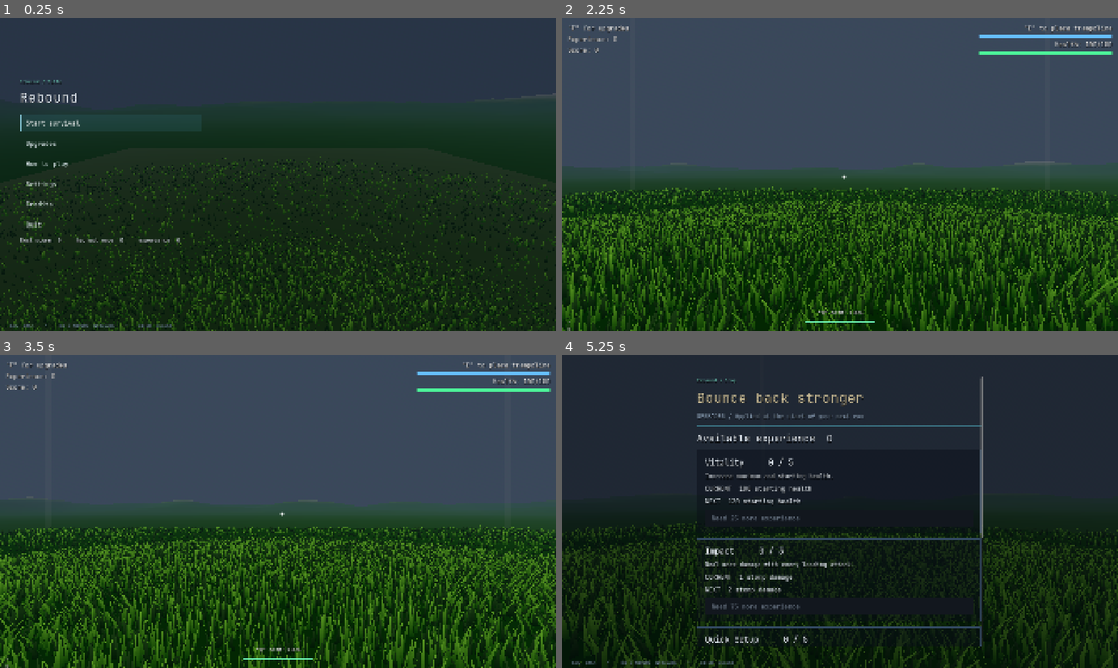
Above: before the commit, frames 1-4 (two rows, left to right).
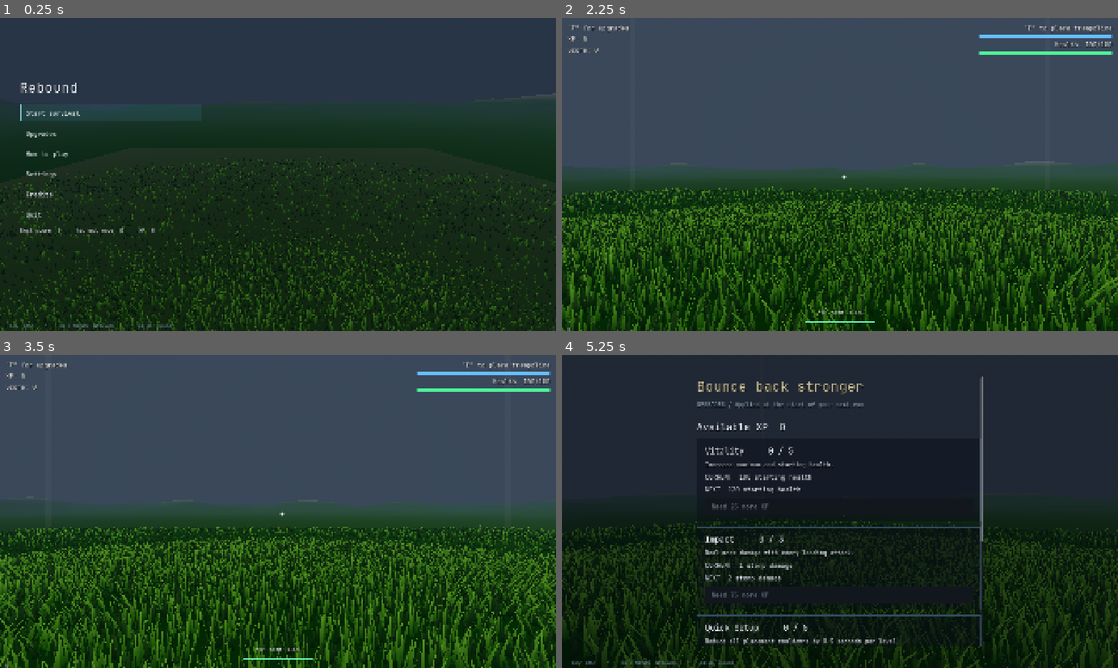
Above: after the commit, the same moments.

Repository: Error403Allowed/Rebound
Game: Godot game, scene res://UI/boot.tscn
Same seed, same stepped clock (60 frames per second), same inputs: the game is played once before the commit and once after it.
Inputs (mouse positions are in pixels of both pictures, inside the frame that each line leads up to):
- Up to frame 1 (0.25 s): no input
- Up to frame 2 (2.25 s): click "Credits" at 0.5 s; click "Back to title" at 1.25 s; click "Start survival" at 2 s
- Up to frame 3 (3.5 s): tap Enter at 2.75 s; move the mouse to (305, 511) at 2.77 s; hold W from 2.78 s (still down); tap R at 2.85 s; click (305, 511) at 2.92 s; tap Space at 3.02 s; tap F at 3.05 s
- Up to frame 4 (5.25 s): move the mouse to (812, 511) at 3.52 s; tap F at 3.6, 4.55 s; click (812, 511) at 3.67 s; tap Space at 3.77 s; tap R at 3.8, 4.35 s; move the mouse to (895, 442) at 4.27 s; release W at 4.28 s; hold D 4.28-5 s; click (895, 442) at 4.42 s; drag from (812, 574) to (673, 464) at 5.02 s

The runs differ from the first frame. In frame 1, 1.5% of the frame differs, in the area x 3-33%, y 19-72%; in frame 2, less than 0.1%; in frame 3, less than 0.1%; in frame 4, 6.6%, in the area x 24-76%, y 7-93%.

Commit message:
Use XP labels and improve settings slider spacing

Diff:
--- a/Scenes/wave_manager.gd
+++ b/Scenes/wave_manager.gd
@@ -162,7 +162,7 @@
 	resume_button.hide()
 	Input.mouse_mode = Input.MOUSE_MODE_VISIBLE
 	results_title.text = "GAME OVER"
-	results_stats.text = "Score: %d\nWave reached: %d\nEnemies defeated: %d\nRun experience: %d\n\nEarned experience are banked when the run ends." % [score, wave, kills, currency]
+	results_stats.text = "Score: %d\nWave reached: %d\nEnemies defeated: %d\nRun XP: %d\n\nEarned XP is banked when the run ends." % [score, wave, kills, currency]
 	results.show()
 	restart_button.grab_focus()
 	results.hide()
@@ -239,9 +239,9 @@
 
 func _update_hud() -> void:
 	if in_break:
-		info.text = "Wave %d starts in %d   |   Kills: %d   |   Score: %d   |   Experience: %d" % [wave + 1, ceili(break_timer), kills, score, currency]
+		info.text = "Wave %d starts in %d   |   Kills: %d   |   Score: %d   |   XP: %d" % [wave + 1, ceili(break_timer), kills, score, currency]
 	else:
-		info.text = "Wave %d   |   Enemies left: %d   |   Kills: %d   |   Score: %d   |   Experience: %d" % [wave, to_spawn + alive, kills, score, currency]
+		info.text = "Wave %d   |   Enemies left: %d   |   Kills: %d   |   Score: %d   |   XP: %d" % [wave, to_spawn + alive, kills, score, currency]
 
 
 func _show_banner(text: String) -> void:
@@ -277,7 +277,7 @@
 	get_tree().paused = true
 	Input.mouse_mode = Input.MOUSE_MODE_VISIBLE
 	results_title.text = "PAUSED"
-	results_stats.text = "Score: %d | Wave: %d | Kills: %d | Run experience: %d" % [score, wave, kills, currency]
+	results_stats.text = "Score: %d | Wave: %d | Kills: %d | Run XP: %d" % [score, wave, kills, currency]
 	resume_button.show()
 	results.show()
 	resume_button.grab_focus()
--- a/Tests/stage4_regression.gd
+++ b/Tests/stage4_regression.gd
@@ -63,8 +63,8 @@
 	progression.storage_path = FIXTURE
 	progression.load_progress()
 	check(progression.upgraded_rebound_increment() == 0.0, "legacy save defaults Rebound to locked")
-	check(progression.price("rebound") == 55, "Rebound costs 55 experience")
-	check(progression.purchase("rebound") != OK and progression.levels.rebound == 0, "Rebound requires enough experience")
+	check(progression.price("rebound") == 55, "Rebound costs 55 XP")
+	check(progression.purchase("rebound") != OK and progression.levels.rebound == 0, "Rebound requires enough XP")
 	id = progression.begin_run()
 	check(progression.finish_run(id, 55, 0, 0) == OK, "fund Rebound using isolated fixture")
 	check(progression.purchase("rebound") == OK and progression.currency == 0 and progression.upgraded_rebound_increment() == 1.5, "Rebound unlock purchased and saved")
--- a/UI/ui_manager.gd
+++ b/UI/ui_manager.gd
@@ -6,13 +6,13 @@
 const ARENA := "res://Scenes/main.tscn"
 const MENU_WORLD := "res://Scenes/menu_world.tscn"
 const LESSONS := [
-	["Survival", "Survive endless waves in the grass arena. Launch from trampolines and land near enemies to damage them. There is no final victory wave: improve your run score. Bank experience at the end of a run and invest in upgrades."],
-	["MOVE WITH INTENT", "W A S D — move\nMouse — look and aim\ …(206 unchanged characters)… spends the meter.\nF — upgrades (banked experience; applies next run)\nEscape — settings\nR — restart with confirmation"],
+	["Survival", "Survive endless waves in the grass arena. Launch from trampolines and land near enemies to damage them. There is no final victory wave: improve your run score. Bank XP at the end of a run and invest in upgrades."],
+	["MOVE WITH INTENT", "W A S D — move\nMouse — look and aim\ …(206 unchanged characters)… spends the meter.\nF — upgrades (banked XP; applies next run)\nEscape — settings\nR — restart with confirmation"],
 	["CHOOSE YOUR TRAMPOLINE", "1 GREEN: launch 16 / 4 charges / base 5-second cooldown\n2 BLUE: launch 20 / 3 charges / b …(207 unchanged characters)…
-	["BUILD YOUR REBOUND", "Buy Rebound in the shop for 55 experience to unlock +1.5 launch velocity per cons …(200 unchanged characters)…
+	["BUILD YOUR REBOUND", "Buy Rebound in the shop for 55 XP to unlock +1.5 launch velocity per cons …(200 unchanged characters)…
 	["LAND YOUR ATTACK", "After a trampoline launch, land to trigger one impact. Enemies within 2 metres of your landing c …(315 unchanged characters)…
 	["READ THE ENEMIES", "CHASER: predictive pursuit and airborne repositioning.\nDODGER (wave 3+): yellow warning, then sidestep.\nFLANKER (wave 5+): angled interception.\nCHARGER (wave 7+): warning, committed rush, recovery.\nRoles and the basic/speedy variants are separate."],
-	["SURVIVE THE WAVE", "Clear all living and pending enemies to finish a wave. Use the break to prepare. Score and experience update during the run. Death freezes gameplay and opens results. Death and confirmed restart or exit bank your run experience once. Spend banked experience between runs. Force-closing an unfinished run does not bank it."]
+	["SURVIVE THE WAVE", "Clear all living and pending enemies to finish a wave. Use the break to prepare. Score and XP update during the run. Death freezes gameplay and opens results. Death and confirmed restart or exit bank your run XP once. Spend banked XP between runs. Force-closing an unfinished run does not bank it."]
 ]
 var root_ui: Control
 var content: VBoxContainer
@@ -63,6 +63,7 @@
 func _label(parent: Node, text: String, size: int = 22) -> Label:
 	var item := Label.new()
 	item.text = text.left(1).to_upper() + text.substr(1).to_lower() if text == text.to_upper() else text
+	item.text = item.text.replace("Xp", "XP").replace(" xp", " XP")
 	item.add_theme_font_size_override("font_size", int(size * (1.18 if bool(SettingsManager.get_value("large_text")) else 1.0)))
 	item.autowrap_mode = TextServer.AUTOWRAP_WORD_SMART
 	parent.add_child(item)
@@ -71,6 +72,7 @@
 func _button(parent: Node, text: String, action: Callable) -> Button:
 	var item := Button.new()
 	item.text = text.left(1).to_upper() + text.substr(1).to_lower() if text == text.to_upper() else text
+	item.text = item.text.replace("Xp", "XP").replace(" xp", " XP")
 	item.custom_minimum_size.y = 48
 	item.alignment = HORIZONTAL_ALIGNMENT_LEFT
 	item.mouse_default_cursor_shape = Control.CURSOR_POINTING_HAND
@@ -135,7 +137,6 @@
 	else:
 		inset.add_child(scroll)
 		scroll.add_child(content)
-	_label(content, "Rebound / " + screen.replace("_", " ").capitalize(), 16).modulate = Color(0.48, 0.85, 0.75)
 	_label(content, title, 48).modulate = Color.WHITE if screen == "title" else Color(0.85, 0.77, 0.6)
 	if not subtitle.is_empty():
 		_label(content, subtitle, 20).modulate = Color(0.7, 0.78, 0.86)
@@ -185,7 +186,7 @@
 	_button(content, "SETTINGS", func(): open_settings("title"))
 	_button(content, "CREDITS", show_credits)
 	_button(content, "QUIT", func(): confirm("Quit Rebound?", "Close the game?", func(): get_tree().quit()))
-	_label(content, "BEST SCORE  %d     HIGHEST WAVE  %d     EXPERIENCE  %d" % [Progression.best_score, Progression.highest_wave, Progression.currency], 18)
+	_label(content, "BEST SCORE  %d     HIGHEST WAVE  %d     XP  %d" % [Progression.best_score, Progression.highest_wave, Progression.currency], 18)
 	if Progression.load_notice != "": _label(content, Progression.load_notice, 18)
 	_focus_first()
 
@@ -282,7 +283,7 @@
 		cooldown.max_value = player.trampoline_cooldowns[player.selected_tier]
 		cooldown.value = maxf(0.0, cooldown.max_value - player.cooldown_left)
 		health_text.text = "Health: %d/%d" % [player.health, player.max_health]
-		wave_text.text = "Experience: %d" % Progression.currency
+		wave_text.text = "XP: %d" % Progression.currency
 		score_text.text = "Score: %d" % manager.score
 		tier_text.text = '"E" to place trampoline' if player.cooldown_left <= 0.0 else "Trampoline ready in %.1f s" % player.cooldown_left
 		dash_bar.value = player.dash_charge * 100.0
@@ -348,7 +349,7 @@
 	left.mouse_filter = Control.MOUSE_FILTER_IGNORE
 	hud.add_child(left)
 	_hud_label(left, '"F" for upgrades')
-	wave_text = _hud_label(left, "Experience: %d" % Progression.currency)
+	wave_text = _hud_label(left, "XP: %d" % Progression.currency)
 	score_text = _hud_label(left, "Score: 0")
 	fps_text = _hud_label(left, "", 10)
 	var right := VBoxContainer.new()
@@ -406,27 +407,27 @@
 	_page("PAUSED", "The arena, enemies, attacks and wave countdown are frozen.")
 	var manager := _manager()
 	if manager != null:
-		_label(content, "Wave %d / Score %d / Kills %d / Run experience %d\nTime survived: %ds" % [manager.wave, manager.score, manager.kills, manager.currency, int(elapsed)], 26)
+		_label(content, "Wave %d / Score %d / Kills %d / Run XP %d\nTime survived: %ds" % [manager.wave, manager.score, manager.kills, manager.currency, int(elapsed)], 26)
 	_button(content, "RESUME", func():
 		_manager()._resume()
 		show_game())
 	_button(content, "SETTINGS", func(): open_settings("pause"))
 	_button(content, "HOW TO PLAY", func(): open_help("pause"))
 	_button(content, "RESTART RUN", request_restart)
-	_button(content, "MAIN MENU", func(): confirm("End this run?", "Your run will end and earned experience will be banked.", leave_run))
-	_button(content, "QUIT", func(): confirm("Quit Rebound?", "Your run will end and earned experience will be banked.", quit_game))
+	_button(content, "MAIN MENU", func(): confirm("End this run?", "Your run will end and earned XP will be banked.", leave_run))
+	_button(content, "QUIT", func(): confirm("Quit Rebound?", "Your run will end and earned XP will be banked.", quit_game))
 	_focus_first()
 
 func show_results() -> void:
 	screen = "results"
 	var manager := _manager()
-	_page("NEW PERSONAL BEST" if manager.new_best else "RUN OVER", "Try again, we believe in you!")
+	_page("NEW PERSONAL BEST" if manager.new_best else "RUN OVER")
 	_label(content, str(manager.score), 72)
 	_label(content, "FINAL SCORE", 20)
 	_label(content, "Wave reached: %d / Waves cleared: %d\nEnemies defeated: %d / Time: %ds" % [manager.wave, manager.waves_cleared, manager.kills, int(elapsed)], 26)
-	_label(content, "EXPERIENCE EARNED  %d     BALANCE  %d" % [manager.currency, Progression.currency], 28)
+	_label(content, "XP EARNED  %d     BALANCE  %d" % [manager.currency, Progression.currency], 28)
 	if not manager.banked:
-		_label(content, "Progress could not be saved. Your earned experience are still held in this run. Retry before leaving.", 22)
+		_label(content, "Progress could not be saved. Your earned XP is still held in this run. Retry before leaving.", 22)
 		_button(content, "RETRY SAVE", func():
 			manager.bank_run()
 			show_results())
@@ -439,7 +440,7 @@
 	_focus_first()
 
 func request_restart() -> void:
-	confirm("Restart run?", "End this run, bank earned experience, and begin again?", start_run)
+	confirm("Restart run?", "End this run, bank earned XP, and begin again?", start_run)
 
 func leave_run() -> void:
 	if not _bank_before_leaving(): return
@@ -528,8 +529,16 @@
 	parent.add_child(item)
 
 func _slider(parent: Node, title: String, key: String, minimum: float, maximum: float, step_size: float) -> void:
+	var padding := MarginContainer.new()
+	padding.size_flags_horizontal = Control.SIZE_EXPAND_FILL
+	padding.add_theme_constant_override("margin_left", 22)
+	padding.add_theme_constant_override("margin_right", 22)
+	padding.add_theme_constant_override("margin_top", 8)
+	padding.add_theme_constant_override("margin_bottom", 8)
+	parent.add_child(padding)
 	var row := HBoxContainer.new()
-	parent.add_child(row)
+	row.add_theme_constant_override("separation", 24)
+	padding.add_child(row)
 	var label := _label(row, "%s: %s" % [title, str(SettingsManager.get_value(key))])
 	label.size_flags_horizontal = Control.SIZE_EXPAND_FILL
 	var slider := HSlider.new()
@@ -632,7 +641,7 @@
 	return_screen = origin
 	screen = "shop"
 	_page("BOUNCE BACK STRONGER", "UPGRADES / Applied at the start of your next run")
-	_label(content, "AVAILABLE EXPERIENCE  %d" % Progression.currency, 34)
+	_label(content, "AVAILABLE XP  %d" % Progression.currency, 34)
 	for key in ["health", "stomp", "cooldown", "rebound"]:
 		var definition: Dictionary = Progression.UPGRADES[key]
 		var level: int = int(Progression.levels[key])
@@ -661,8 +670,8 @@
 		_label(box, "CURRENT  " + current, 22)
 		if level < cap: _label(box, "NEXT  " + upcoming, 22)
 		var price: int = Progression.price(key)
-		var text := "MAXIMUM LEVEL" if level >= cap else "BUY / %d EXPERIENCE" % price
-		if level < cap and Progression.currency < price: text = "NEED %d MORE EXPERIENCE" % (price - Progression.currency)
+		var text := "MAXIMUM LEVEL" if level >= cap else "BUY / %d XP" % price
+		if level < cap and Progression.currency < price: text = "NEED %d MORE XP" % (price - Progression.currency)
 		var buy := _button(box, text, _purchase_upgrade.bind(key, origin))
 		buy.disabled = level >= cap or Progression.currency < price
 	_button(content, "BACK", _back)
